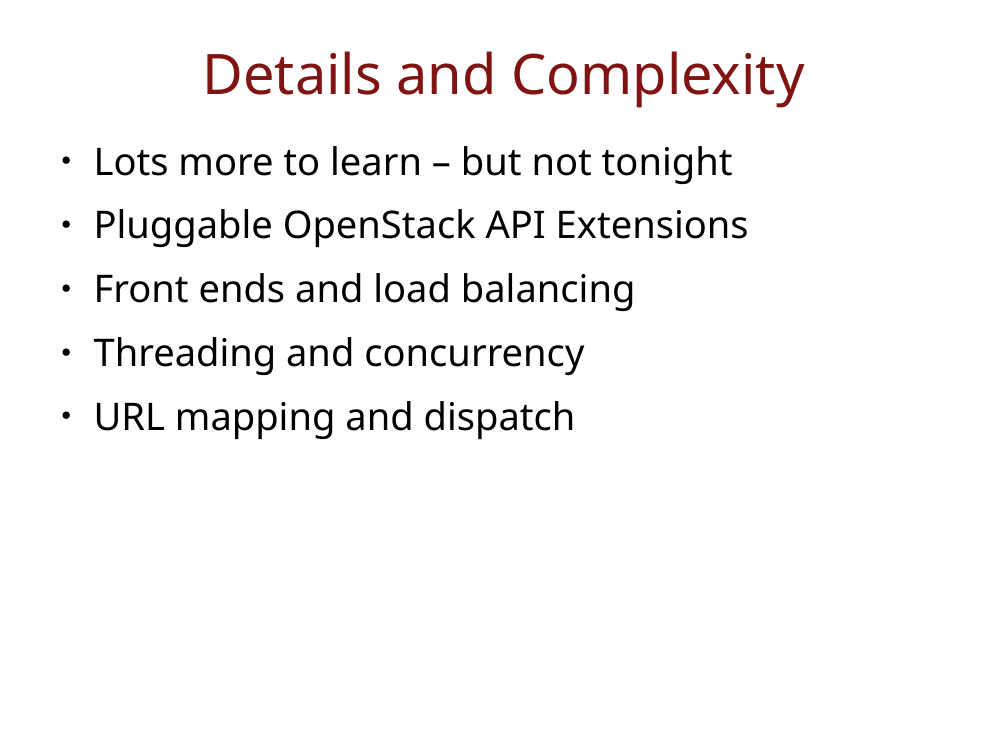
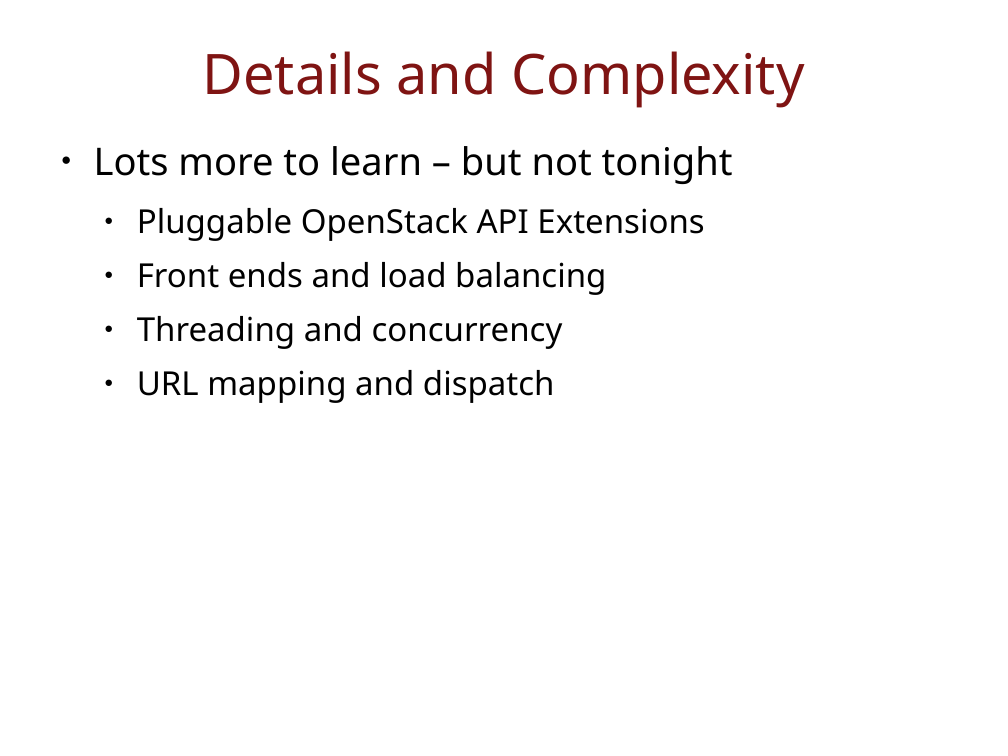
Before and after one commit to lhrc-mikeyp/Presentations, a slide deck: slide 20 of openstack_api_wsgi/OpenStack_WSGI.odp. Drawn at 1008x756 pixels with LibreOffice and Linux fonts; fonts in the diff are those of the drawing. Boxes give left, top, right and bottom in pixels: in the first picture for what was removed or moved away, otherwise in the second. Text is boxed around its words. In the diff, an @@ line names an element or a change of style, - is before the commit and + after.

Commit message:
Update OpenStack API+WSGI presentation
Some minor changes based on feedback during the first live talk.

```diff
--- a/openstack_api_wsgi/OpenStack_WSGI.odp
+++ b/openstack_api_wsgi/OpenStack_WSGI.odp
@@ text at [137, 208, 704, 403]: size 30 to 26 pt in "Pluggable OpenStack API Extensions", "Front ends and load balancing", "Threading and concurrency", "URL mapping and dispatch"; list level 1 to 2 in "Pluggable OpenStack API Extensions"; list level 1 to 2 in "Front ends and load balancing"; list level 1 to 2 in "Threading and concurrency"; list level 1 to 2 in "URL mapping and dispatch" @@
```
Also in this commit, not shown: 5 other slides changed, 5 other files.
